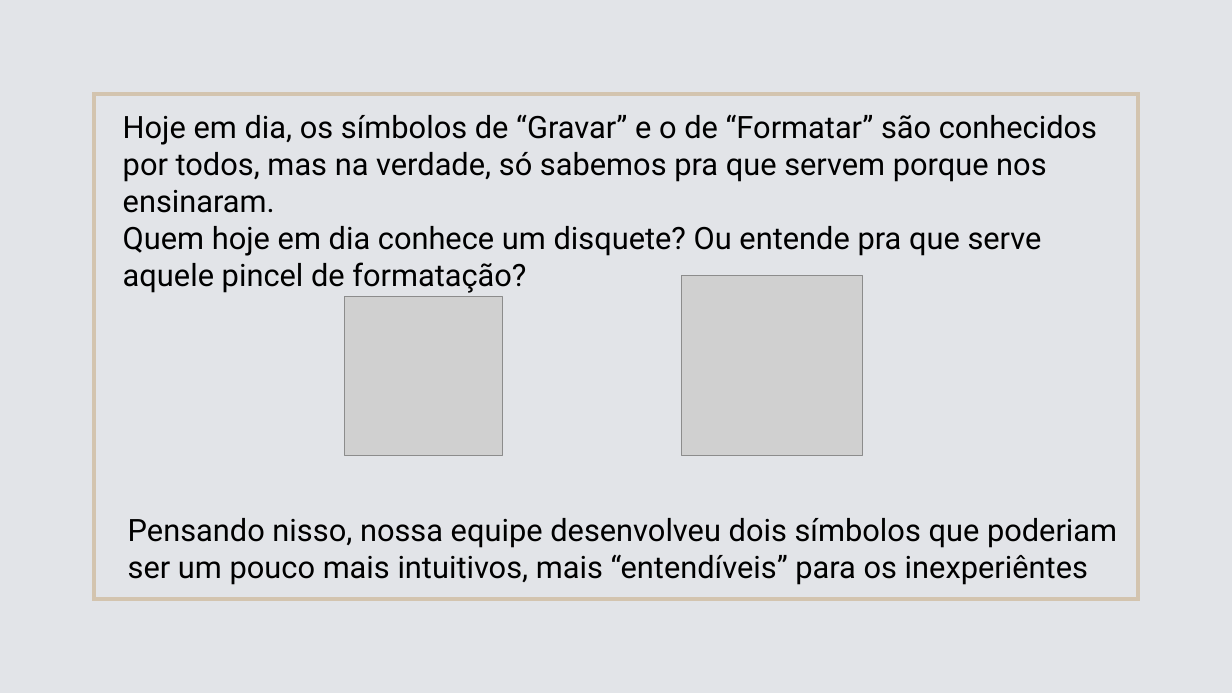
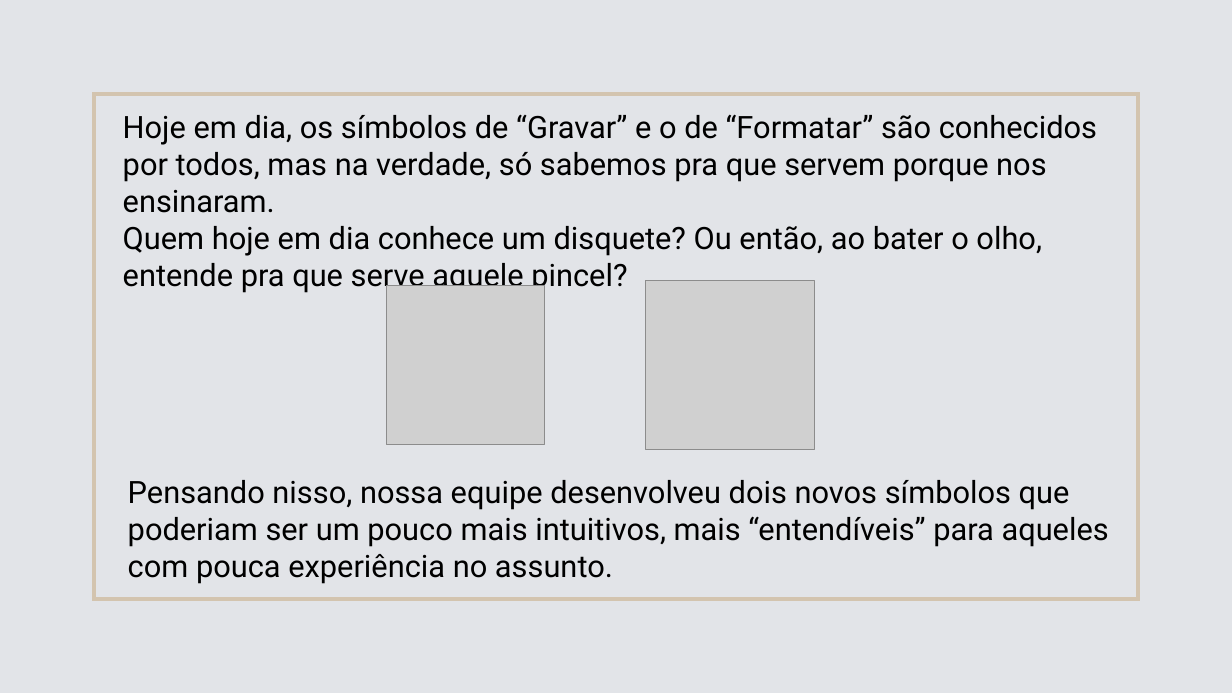
Before and after one commit to aryfarahs/PUCPR, a slide deck: slide 2 of 2º Período/IHC/Novos Ícones -.pptx. Drawn at 1232x693 pixels with LibreOffice and Linux fonts; fonts in the diff are those of the drawing; grey boxes stand for pictures. Boxes give left, top, right and bottom in pixels: in the first picture for what was removed or moved away, otherwise in the second. Text is boxed around its words. In the diff, an @@ line names an element or a change of style, - is before the commit and + after.

```diff
--- a/2º Período/IHC/Novos Ícones -.pptx
+++ b/2º Período/IHC/Novos Ícones -.pptx
@@ text at (x1=123, y1=226, x2=1042, y2=294): text changed @@
-Quem hoje em dia conhece um disquete? Ou entende pra que serve aquele pincel de formatação?
+Quem hoje em dia conhece um disquete? Ou então, ao bater o olho, entende pra que serve aquele pincel?
@@ picture moved from (x1=345, y1=297, x2=503, y2=456) to (x1=386, y1=286, x2=544, y2=445) @@
@@ picture resized from (x1=682, y1=275, x2=862, y2=456) to (x1=646, y1=281, x2=815, y2=450) @@
@@ text at (x1=128, y1=480, x2=1109, y2=584): text changed @@
-Pensando nisso, nossa equipe desenvolveu dois símbolos que poderiam ser um pouco mais intuitivos, mais “entendíveis” para os inexperiêntes
+Pensando nisso, nossa equipe desenvolveu dois novos símbolos que poderiam ser um pouco mais intuitivos, mais “entendíveis” para aqueles com pouca experiência no assunto.
```
Also in this commit, not shown: 2 slides added.
